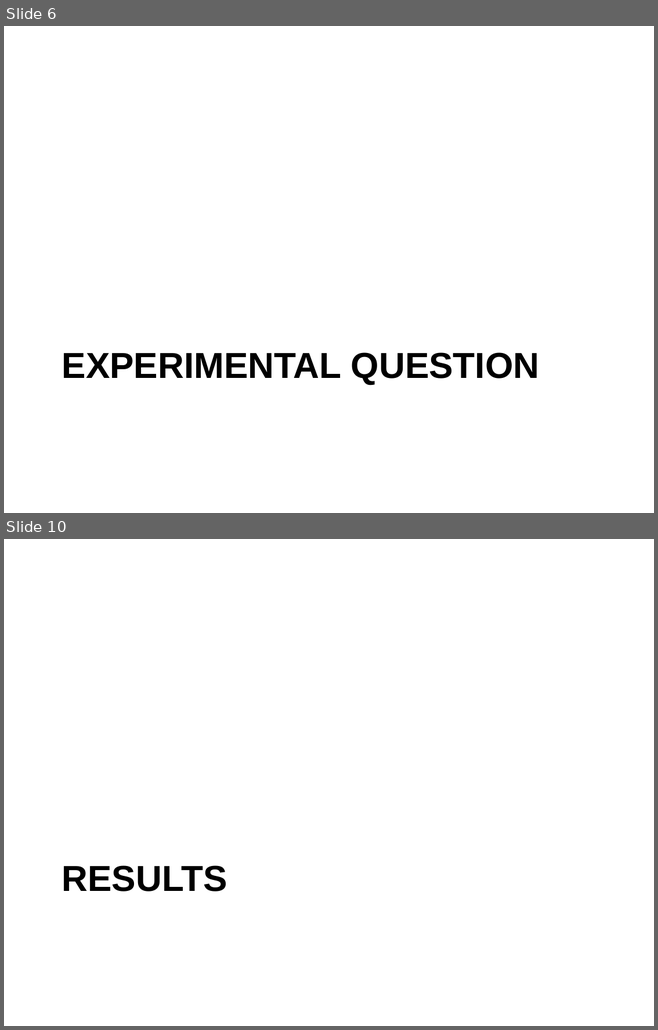
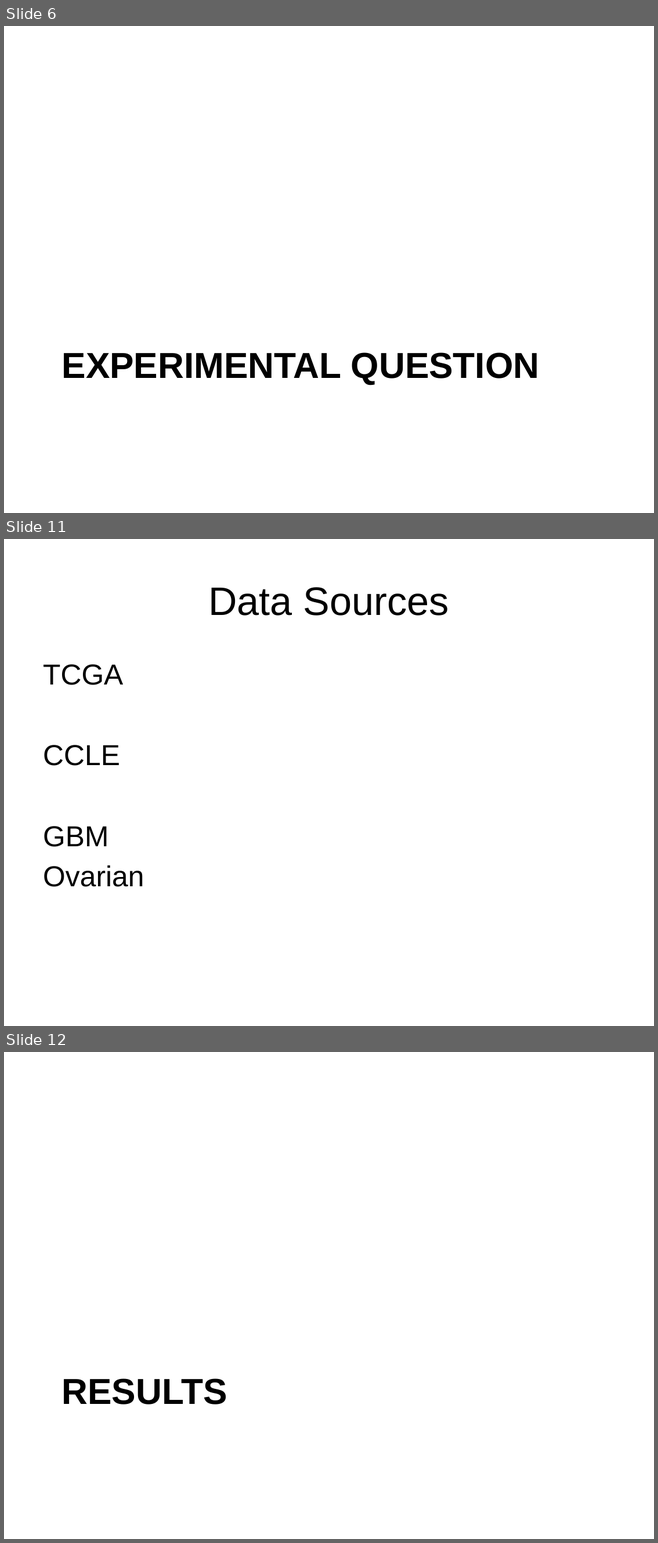
Before and after one commit to eotles/CS838, a slide deck: ProjectPresentation.pptx. Shown one above the other, each under a label of ours: slides 6 and 10 before the commit, slides 6, 11 and 12 after it; the slides between them are not shown. The pictures are 658x1030 and 658x1543 pixels, drawn with LibreOffice and Linux fonts; fonts in the diff are those of the drawing. Boxes give left, top, right and bottom in pixels: in the first picture for what was removed or moved away, otherwise in the second. Text is boxed around its words. In the diff, an @@ line names an element or a change of style, - is before the commit and + after.

```diff
--- a/ProjectPresentation.pptx
+++ b/ProjectPresentation.pptx
@@ slide 11 added at box(4, 539, 654, 1026), background #FFFFFF @@
@@ title added at box(208, 587, 449, 616), 44 pt, text #000000 @@
+Data Sources
@@ text added at box(43, 664, 144, 887), 32 pt, text #000000 @@
+TCGA
+CCLE
+GBM
+Ovarian
@@ what was slide 10 is now slide 12 @@
```
Also in this commit, not shown: 4 slides changed, 7 other slides added, 5 slides removed.
